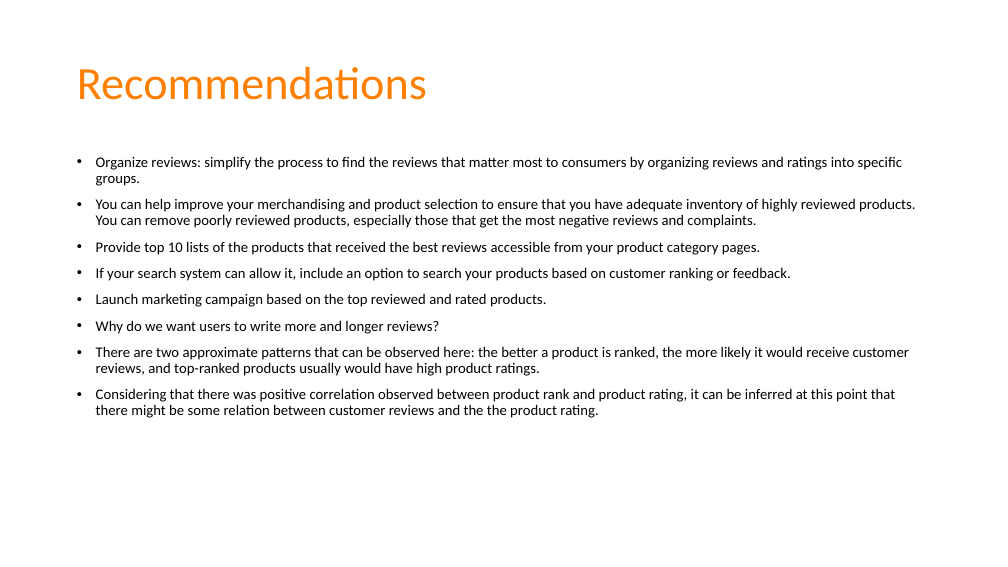
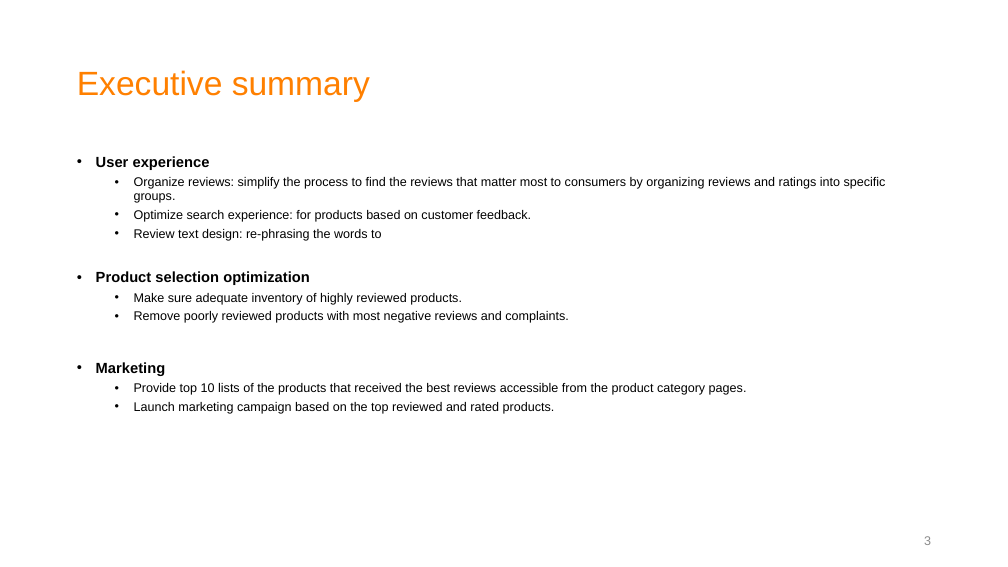
Before and after one commit to joyceXD/product-review, a slide deck: slide 3 of presentation/Product review analysis.pptx (slide 4 before the commit). Drawn at 1008x567 pixels with LibreOffice and Linux fonts; fonts in the diff are those of the drawing. Boxes give left, top, right and bottom in pixels: in the first picture for what was removed or moved away, otherwise in the second. Text is boxed around its words. In the diff, an @@ line names an element or a change of style, - is before the commit and + after.

```diff
--- a/presentation/Product review analysis.pptx
+++ b/presentation/Product review analysis.pptx
@@ title at [77, 70, 370, 102]: text changed; size 44 to 32 pt; font Calibri to Arial @@
-Recommendations
+Executive summary
@@ text at [96, 156, 210, 170]: paragraph added @@
+• User experience
@@ text at [134, 177, 886, 414]: size 14 to 12 pt, font Calibri to Arial in "Organize reviews: simplify the process to find ...", "Launch marketing campaign based on the top ..."; list level 1 to 2 in "Organize reviews: simplify the process ..."; list level 1 to 2 in "Launch marketing campaign based on ..." @@
@@ text at [96, 210, 747, 395]: text changed; size 14 to 12 pt; font Calibri to Arial @@
-• You can help improve your merchandising and product selection to ensure that you have adequate inventory of highly reviewed products. You can remove poorly reviewed products, especially those that get the most negative reviews and complaints.
-• Provide top 10 lists of the products that received the best reviews accessible from your product category pages.
-• If your search system can allow it, include an option to search your products based on customer ranking or feedback.
+  • Optimize search experience: for products based on customer feedback.
+  • Review text design: re-phrasing the words to
+• Product selection optimization
+  • Make sure adequate inventory of highly reviewed products.
+  • Remove poorly reviewed products with most negative reviews and complaints.
+• Marketing
+  • Provide top 10 lists of the products that received the best reviews accessible from the product category pages.
@@ text at [96, 320, 909, 418]: paragraphs removed @@
-• Why do we want users to write more and longer reviews?
-• There are two approximate patterns that can be observed here: the better a product is ranked, the more likely it would receive customer reviews, and top-ranked products usually would have high product ratings.
-• Considering that there was positive correlation observed between product rank and product rating, it can be inferred at this point that there might be some relation between customer reviews and the the product rating.
@@ page number added at [924, 536, 931, 545], 12 pt, text #8C8C8C @@
+3
```
Also in this commit, not shown: 4 other slides changed, 8 slides added, 2 slides removed, 10 other files.
